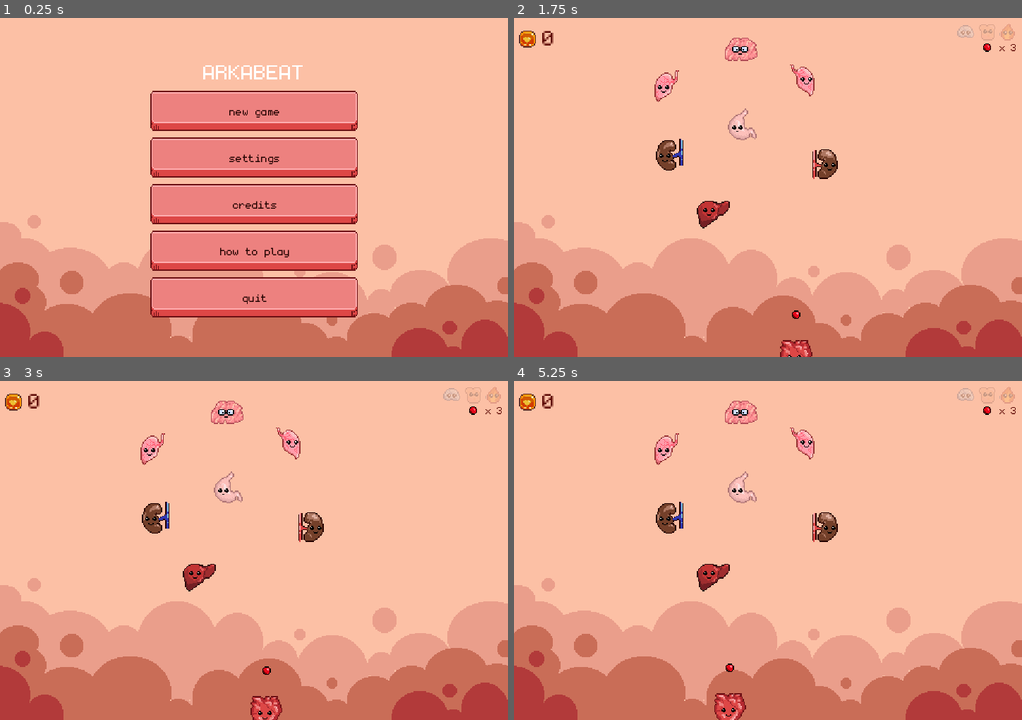
Above: before the commit, frames 1-4 (two rows, left to right).
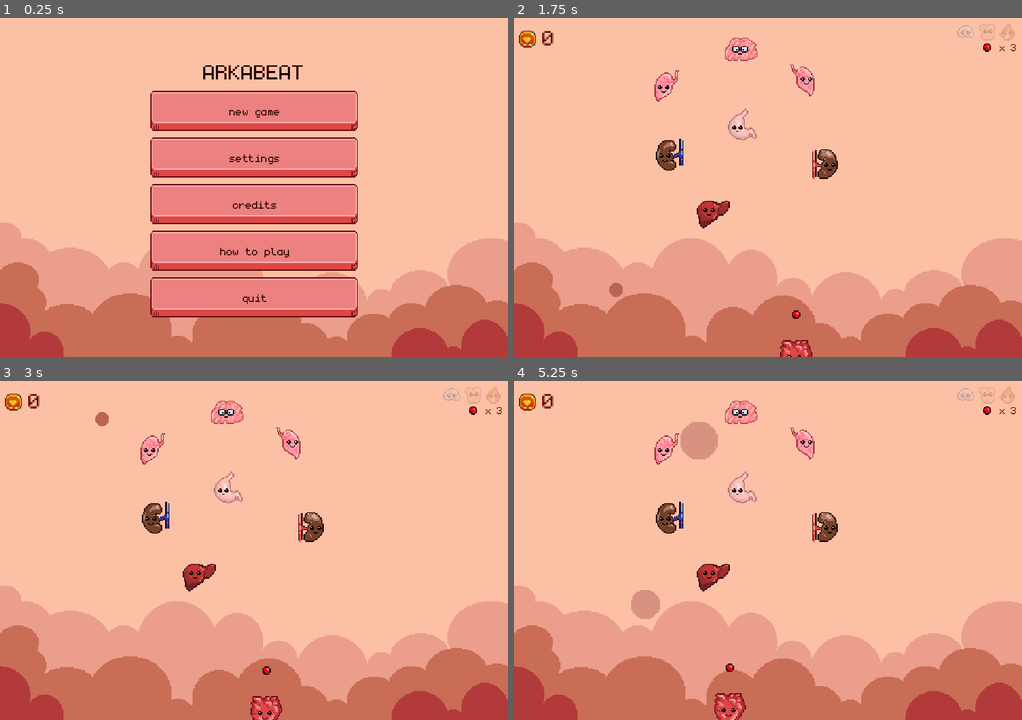
Above: after the commit, the same moments.

Repository: dmitriy-shmilo/arkabeat
Game: Godot game, scene res://screens/title/title.tscn
The game is run twice, just before and just after one commit, with the same random seed, the same clock (stepped at 60 frames per second) and the same inputs. Sound files missing from this copy of the repository are replaced by a short silence.
Inputs (mouse positions are in pixels of both pictures, inside the frame that each line leads up to):
- Up to frame 1 (0.25 s): no input
- Up to frame 2 (1.75 s): click "new game" at 0.5 s; tap Enter at 1.25 s; move the mouse to (798, 187) at 1.27 s
- Up to frame 3 (3 s): move the mouse to (228, 550) at 2.02 s; move the mouse to (264, 543) at 2.77 s
- Up to frame 4 (5.25 s): move the mouse to (762, 557) at 3.52 s; move the mouse to (803, 553) at 4.27 s; move the mouse to (727, 547) at 5.02 s

The runs differ from the first frame. In frame 1, 1.4% of the frame differs, in the area x 0-100%, y 13-98%; in frame 2, 1.2%; in frame 3, 1.2%; in frame 4, 2.2%, in the area x 0-100%, y 12-98%.
Error in both runs: Trying to assign value of type 'AnimatedSprite' to a variable of type 'Sprite'. (res://bat/bat.gd:6)

Commit message:
Set background for title and settings screens, add particles to the background, adjust theme to fit backgrounds

Diff:
--- /dev/null
+++ b/background.gd
@@ -0,0 +1,22 @@
+extends Node2D
+
+export (bool) var allow_particles = true
+
+onready var _static_particles = $Particles
+
+var _particle_emitters
+
+func _ready():
+	_particle_emitters = [$CloseMidParticles, $MidParticles]
+	_update_particle_visibility()
+
+
+func _update_particle_visibility():
+	_static_particles.visible = not PersistedSettings.enable_particles \
+		and not allow_particles
+	for p in _particle_emitters:
+		p.visible = PersistedSettings.enable_particles and allow_particles
+
+
+func _on_Settings_back_pressed():
+	_update_particle_visibility()
--- /dev/null
+++ b/background.tscn
@@ -0,0 +1,84 @@
+[gd_scene load_steps=11 format=2]
+
+[ext_resource path="res://screens/main/background.png" type="Texture" id=1]
+[ext_resource path="res://screens/main/particles.png" type="Texture" id=2]
+[ext_resource path="res://background.gd" type="Script" id=3]
+
+[sub_resource type="AtlasTexture" id=1]
+atlas = ExtResource( 1 )
+region = Rect2( 0, 0, 480, 320 )
+
+[sub_resource type="ParticlesMaterial" id=6]
+emission_shape = 2
+emission_box_extents = Vector3( 240, 1, 1 )
+flag_disable_z = true
+gravity = Vector3( 0, -20, 0 )
+initial_velocity = 10.0
+initial_velocity_random = 1.0
+orbit_velocity = 0.0
+orbit_velocity_random = 0.0
+linear_accel = 10.0
+linear_accel_random = 1.0
+scale = 3.0
+scale_random = 1.0
+color = Color( 0.921569, 0.623529, 0.54902, 1 )
+
+[sub_resource type="AtlasTexture" id=2]
+atlas = ExtResource( 1 )
+region = Rect2( 0, 320, 480, 320 )
+
+[sub_resource type="ParticlesMaterial" id=7]
+emission_shape = 2
+emission_box_extents = Vector3( 240, 1, 1 )
+flag_disable_z = true
+gravity = Vector3( 0, -98, 0 )
+orbit_velocity = 0.0
+orbit_velocity_random = 0.0
+scale = 0.5
+scale_random = 1.0
+color = Color( 0.792157, 0.431373, 0.345098, 1 )
+
+[sub_resource type="AtlasTexture" id=3]
+atlas = ExtResource( 1 )
+region = Rect2( 0, 640, 480, 320 )
+
+[sub_resource type="AtlasTexture" id=4]
+atlas = ExtResource( 1 )
+region = Rect2( 0, 960, 480, 320 )
+
+[sub_resource type="AtlasTexture" id=5]
+atlas = ExtResource( 1 )
+region = Rect2( 0, 1280, 480, 320 )
+
+[node name="Background" type="Node2D"]
+script = ExtResource( 3 )
+
+[node name="Back" type="Sprite" parent="."]
+texture = SubResource( 1 )
+
+[node name="CloseMidParticles" type="Particles2D" parent="."]
+position = Vector2( -1.82797, 164.518 )
+amount = 20
+lifetime = 30.0
+process_material = SubResource( 6 )
+texture = ExtResource( 2 )
+
+[node name="Mid" type="Sprite" parent="."]
+texture = SubResource( 2 )
+
+[node name="MidParticles" type="Particles2D" parent="."]
+position = Vector2( -1.82797, 164.518 )
+amount = 5
+lifetime = 30.0
+process_material = SubResource( 7 )
+texture = ExtResource( 2 )
+
+[node name="CloseMid" type="Sprite" parent="."]
+texture = SubResource( 3 )
+
+[node name="Front" type="Sprite" parent="."]
+texture = SubResource( 4 )
+
+[node name="Particles" type="Sprite" parent="."]
+visible = false
+texture = SubResource( 5 )
--- a/default_theme.tres
+++ b/default_theme.tres
@@ -71,11 +71,11 @@
 Button/styles/hover = SubResource( 2 )
 Button/styles/normal = SubResource( 3 )
 Button/styles/pressed = SubResource( 4 )
-CheckBox/colors/font_color = Color( 0.88, 0.88, 0.88, 1 )
+CheckBox/colors/font_color = Color( 0.14902, 0.0117647, 0.00392157, 1 )
 CheckBox/colors/font_color_disabled = Color( 0.9, 0.9, 0.9, 0.2 )
-CheckBox/colors/font_color_hover = Color( 0.94, 0.94, 0.94, 1 )
-CheckBox/colors/font_color_hover_pressed = Color( 1, 1, 1, 1 )
-CheckBox/colors/font_color_pressed = Color( 1, 1, 1, 1 )
+CheckBox/colors/font_color_hover = Color( 0.372549, 0.0431373, 0.0235294, 1 )
+CheckBox/colors/font_color_hover_pressed = Color( 0.372549, 0.0431373, 0.0235294, 1 )
+CheckBox/colors/font_color_pressed = Color( 0.14902, 0.0117647, 0.00392157, 1 )
 CheckBox/constants/check_vadjust = 0
 CheckBox/constants/hseparation = 4
 CheckBox/fonts/font = null
@@ -95,3 +95,12 @@
 HSlider/icons/tick = null
 HSlider/styles/grabber_area = SubResource( 14 )
 HSlider/styles/slider = SubResource( 13 )
+Label/colors/font_color = Color( 0.14902, 0.0117647, 0.00392157, 1 )
+Label/colors/font_color_shadow = Color( 0, 0, 0, 0 )
+Label/colors/font_outline_modulate = Color( 1, 1, 1, 1 )
+Label/constants/line_spacing = 3
+Label/constants/shadow_as_outline = 0
+Label/constants/shadow_offset_x = 1
+Label/constants/shadow_offset_y = 1
+Label/fonts/font = null
+Label/styles/normal = null
--- a/screens/main/main.tscn
+++ b/screens/main/main.tscn
@@ -3,7 +3,7 @@
 [ext_resource path="res://screens/main/main.gd" type="Script" id=1]
 [ext_resource path="res://bat/projectile.tscn" type="PackedScene" id=2]
 [ext_resource path="res://bat/bat.tscn" type="PackedScene" id=3]
-[ext_resource path="res://screens/main/background.png" type="Texture" id=4]
+[ext_resource path="res://background.tscn" type="PackedScene" id=4]
 [ext_resource path="res://organ/organ.tscn" type="PackedScene" id=5]
 [ext_resource path="res://default_theme.tres" type="Theme" id=6]
 [ext_resource path="res://screens/main/gui.gd" type="Script" id=7]
@@ -41,9 +41,8 @@
 [node name="Main" type="Node2D"]
 script = ExtResource( 1 )
 
-[node name="background" type="Sprite" parent="."]
+[node name="Background" parent="." instance=ExtResource( 4 )]
 position = Vector2( 240, 160 )
-texture = ExtResource( 4 )
 
 [node name="Organs" type="Node2D" parent="."]
 
@@ -151,8 +150,6 @@
 }
 
 [node name="X" type="Label" parent="CanvasLayer/GUI/LivesContainer"]
-anchor_left = -0.00367201
-anchor_right = -0.00367201
 margin_left = 21.0
 margin_top = 1.0
 margin_right = 27.0
@@ -267,5 +264,6 @@
 [connection signal="collided" from="Projectile" to="Bat" method="_on_Projectile_collided"]
 [connection signal="collided" from="Projectile" to="." method="_on_Projectile_collided"]
 [connection signal="back_pressed" from="CanvasLayer/GUI/Settings" to="." method="_on_Settings_back_pressed"]
+[connection signal="back_pressed" from="CanvasLayer/GUI/Settings" to="Background" method="_on_Settings_back_pressed"]
 
 [editable path="CanvasLayer/GUI/Settings"]
--- a/screens/settings/settings.gd
+++ b/screens/settings/settings.gd
@@ -3,6 +3,7 @@
 onready var _quit_button = $VBoxContainer/QuitButton
 onready var _sfx_slider = $VBoxContainer/SfxContainer/SfxSlider
 onready var _music_slider = $VBoxContainer/MusicContainer/MusicSlider
+onready var _enable_particles_checkbox = $VBoxContainer/ParticlesCheckbox
 
 signal back_pressed
 
@@ -20,6 +21,7 @@
 func _load_settings():
 	_sfx_slider.value = PersistedSettings.sfx_volume
 	_music_slider.value = PersistedSettings.music_volume
+	_enable_particles_checkbox.pressed = PersistedSettings.enable_particles
 
 
 func _on_BackButton_pressed():
--- a/screens/settings/settings.tscn
+++ b/screens/settings/settings.tscn
@@ -1,8 +1,9 @@
-[gd_scene load_steps=4 format=2]
+[gd_scene load_steps=5 format=2]
 
 [ext_resource path="res://default_theme.tres" type="Theme" id=1]
 [ext_resource path="res://screens/settings/settings.gd" type="Script" id=2]
 [ext_resource path="res://title_font.tres" type="DynamicFont" id=3]
+[ext_resource path="res://background.tscn" type="PackedScene" id=4]
 
 [node name="Settings" type="Control"]
 pause_mode = 2
@@ -24,6 +25,16 @@
 "_edit_use_anchors_": false
 }
 
+[node name="Background" parent="." instance=ExtResource( 4 )]
+position = Vector2( 240, 160 )
+allow_particles = false
+
+[node name="CloseMidParticles" parent="Background" index="1"]
+visible = false
+
+[node name="MidParticles" parent="Background" index="3"]
+visible = false
+
 [node name="VBoxContainer" type="VBoxContainer" parent="."]
 anchor_left = 0.5
 anchor_top = 0.5
@@ -40,74 +51,72 @@
 }
 
 [node name="Title" type="Label" parent="VBoxContainer"]
-margin_top = 16.0
+margin_top = 19.0
 margin_right = 200.0
-margin_bottom = 42.0
+margin_bottom = 45.0
 custom_fonts/font = ExtResource( 3 )
 text = "SETTINGS"
 align = 1
 
 [node name="SfxContainer" type="HBoxContainer" parent="VBoxContainer"]
-margin_top = 46.0
+margin_top = 49.0
 margin_right = 200.0
 margin_bottom = 62.0
 
 [node name="SfxLabel" type="Label" parent="VBoxContainer/SfxContainer"]
-margin_top = 1.0
 margin_right = 46.0
-margin_bottom = 14.0
+margin_bottom = 13.0
 size_flags_horizontal = 3
 text = "sfx:"
 
 [node name="SfxSlider" type="HSlider" parent="VBoxContainer/SfxContainer"]
 margin_left = 50.0
 margin_right = 200.0
-margin_bottom = 16.0
+margin_bottom = 9.0
 rect_min_size = Vector2( 150, 0 )
 size_flags_horizontal = 3
 
 [node name="MusicContainer" type="HBoxContainer" parent="VBoxContainer"]
 margin_top = 66.0
 margin_right = 200.0
-margin_bottom = 82.0
+margin_bottom = 79.0
 
 [node name="MusicLabel" type="Label" parent="VBoxContainer/MusicContainer"]
-margin_top = 1.0
 margin_right = 46.0
-margin_bottom = 14.0
+margin_bottom = 13.0
 size_flags_horizontal = 3
 text = "music:"
 
 [node name="MusicSlider" type="HSlider" parent="VBoxContainer/MusicContainer"]
 margin_left = 50.0
 margin_right = 200.0
-margin_bottom = 16.0
+margin_bottom = 9.0
 rect_min_size = Vector2( 150, 0 )
 size_flags_horizontal = 3
 
 [node name="ParticlesCheckbox" type="CheckBox" parent="VBoxContainer"]
-margin_top = 86.0
+margin_top = 83.0
 margin_right = 200.0
-margin_bottom = 102.0
+margin_bottom = 99.0
 pressed = true
 text = "enable particles"
 
 [node name="FullscreenButton" type="Button" parent="VBoxContainer"]
-margin_top = 106.0
+margin_top = 103.0
 margin_right = 200.0
-margin_bottom = 151.0
+margin_bottom = 148.0
 text = "toggle fullscreen"
 
 [node name="BackButton" type="Button" parent="VBoxContainer"]
-margin_top = 155.0
+margin_top = 152.0
 margin_right = 200.0
-margin_bottom = 200.0
+margin_bottom = 197.0
 text = "back"
 
 [node name="QuitButton" type="Button" parent="VBoxContainer"]
-margin_top = 204.0
+margin_top = 201.0
 margin_right = 200.0
-margin_bottom = 249.0
+margin_bottom = 246.0
 text = "quit"
 [connection signal="visibility_changed" from="." to="." method="_on_Settings_visibility_changed"]
 [connection signal="value_changed" from="VBoxContainer/SfxContainer/SfxSlider" to="." method="_on_SfxSlider_value_changed"]
@@ -116,3 +125,5 @@
 [connection signal="pressed" from="VBoxContainer/FullscreenButton" to="." method="_on_FullscreenButton_pressed"]
 [connection signal="pressed" from="VBoxContainer/BackButton" to="." method="_on_BackButton_pressed"]
 [connection signal="pressed" from="VBoxContainer/QuitButton" to="." method="_on_QuitButton_pressed"]
+
+[editable path="Background"]
--- a/screens/title/title.tscn
+++ b/screens/title/title.tscn
@@ -4,7 +4,7 @@
 [ext_resource path="res://screens/title/title.gd" type="Script" id=2]
 [ext_resource path="res://screens/settings/settings.tscn" type="PackedScene" id=3]
 [ext_resource path="res://title_font.tres" type="DynamicFont" id=4]
-[ext_resource path="res://screens/main/background.png" type="Texture" id=5]
+[ext_resource path="res://background.tscn" type="PackedScene" id=5]
 
 [node name="Control" type="Control"]
 anchor_right = 1.0
@@ -15,10 +15,18 @@
 "_edit_use_anchors_": false
 }
 
-[node name="TextureRect" type="TextureRect" parent="."]
-margin_right = 480.0
-margin_bottom = 320.0
-texture = ExtResource( 5 )
+[node name="Background" parent="." instance=ExtResource( 5 )]
+position = Vector2( 240, 160 )
+allow_particles = false
+
+[node name="CloseMidParticles" parent="Background" index="1"]
+visible = false
+
+[node name="MidParticles" parent="Background" index="3"]
+visible = false
+
+[node name="Particles" parent="Background" index="6"]
+visible = true
 
 [node name="VBoxContainer" type="VBoxContainer" parent="."]
 anchor_left = 0.5
@@ -78,7 +86,32 @@
 visible = false
 
 [node name="ColorRect" parent="Settings" index="0"]
+visible = false
 color = Color( 0.635294, 0.423529, 0.423529, 1 )
+
+[node name="Title" parent="Settings/VBoxContainer" index="0"]
+margin_top = 43.0
+margin_bottom = 69.0
+
+[node name="SfxContainer" parent="Settings/VBoxContainer" index="1"]
+margin_top = 73.0
+margin_bottom = 86.0
+
+[node name="MusicContainer" parent="Settings/VBoxContainer" index="2"]
+margin_top = 90.0
+margin_bottom = 103.0
+
+[node name="ParticlesCheckbox" parent="Settings/VBoxContainer" index="3"]
+margin_top = 107.0
+margin_bottom = 123.0
+
+[node name="FullscreenButton" parent="Settings/VBoxContainer" index="4"]
+margin_top = 127.0
+margin_bottom = 172.0
+
+[node name="BackButton" parent="Settings/VBoxContainer" index="5"]
+margin_top = 176.0
+margin_bottom = 221.0
 
 [node name="QuitButton" parent="Settings/VBoxContainer" index="6"]
 visible = false
@@ -87,4 +120,6 @@
 [connection signal="pressed" from="VBoxContainer/QuitButton" to="." method="_on_QuitButton_pressed"]
 [connection signal="back_pressed" from="Settings" to="." method="_on_Settings_back_pressed"]
 
+[editable path="Background"]
+
 [editable path="Settings"]
Binary file added: art/background.aseprite
Binary file changed: screens/main/background.png
Binary file added: screens/main/particles.png
Not shown, added: screens/main/particles.png.import
